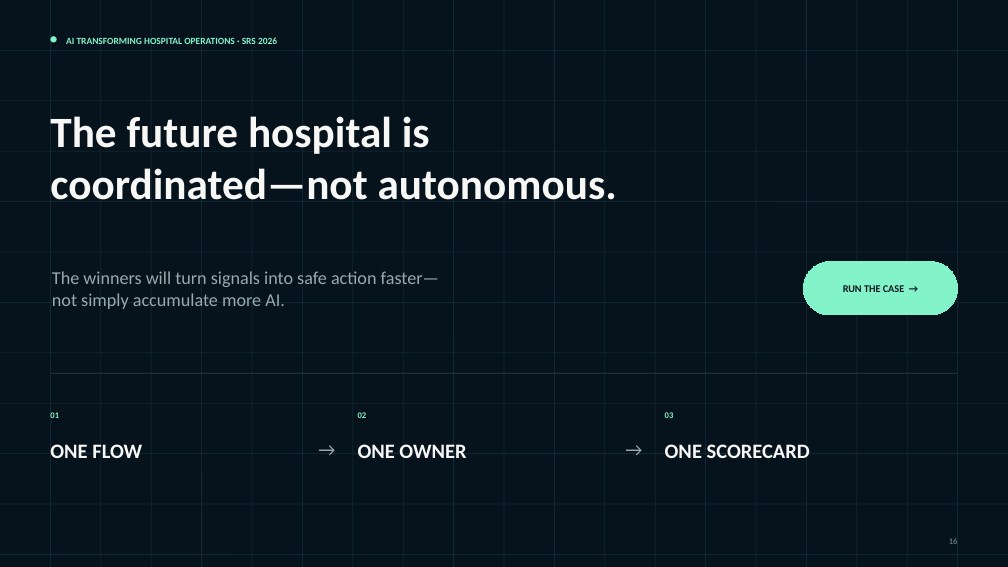
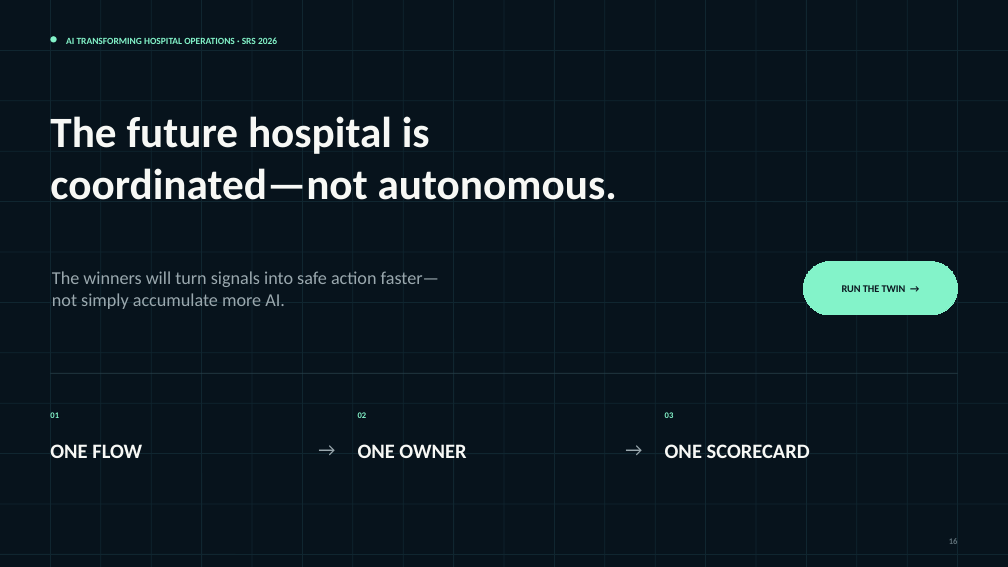
Before and after one commit to repurinton/srs-ai-navigator, a slide deck: slide 16 of outputs/AI-Transforming-Hospital-Operations-SRS-2026.pptx. Drawn at 1008x567 pixels with LibreOffice and Linux fonts; fonts in the diff are those of the drawing. Boxes give left, top, right and bottom in pixels: in the first picture for what was removed or moved away, otherwise in the second. Text is boxed around its words. In the diff, an @@ line names an element or a change of style, - is before the commit and + after.

Commit message:
Add hospital operating twin

```diff
--- a/outputs/AI-Transforming-Hospital-Operations-SRS-2026.pptx
+++ b/outputs/AI-Transforming-Hospital-Operations-SRS-2026.pptx
@@ text at (842, 285, 906, 292): text changed @@
-RUN THE CASE →
+RUN THE TWIN →
```
Also in this commit, not shown: 1 slide added, 1 slide removed, 17 other files.
